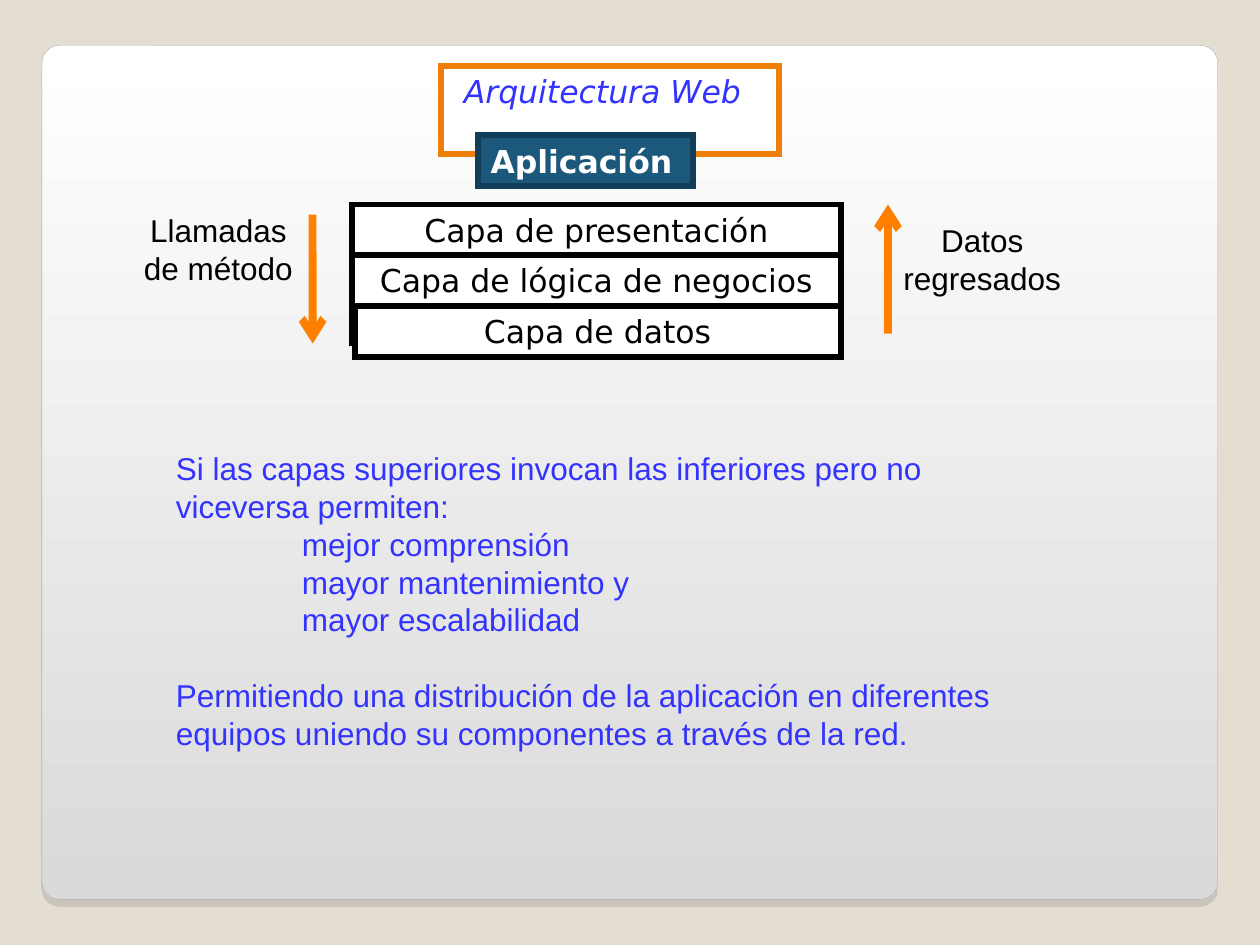
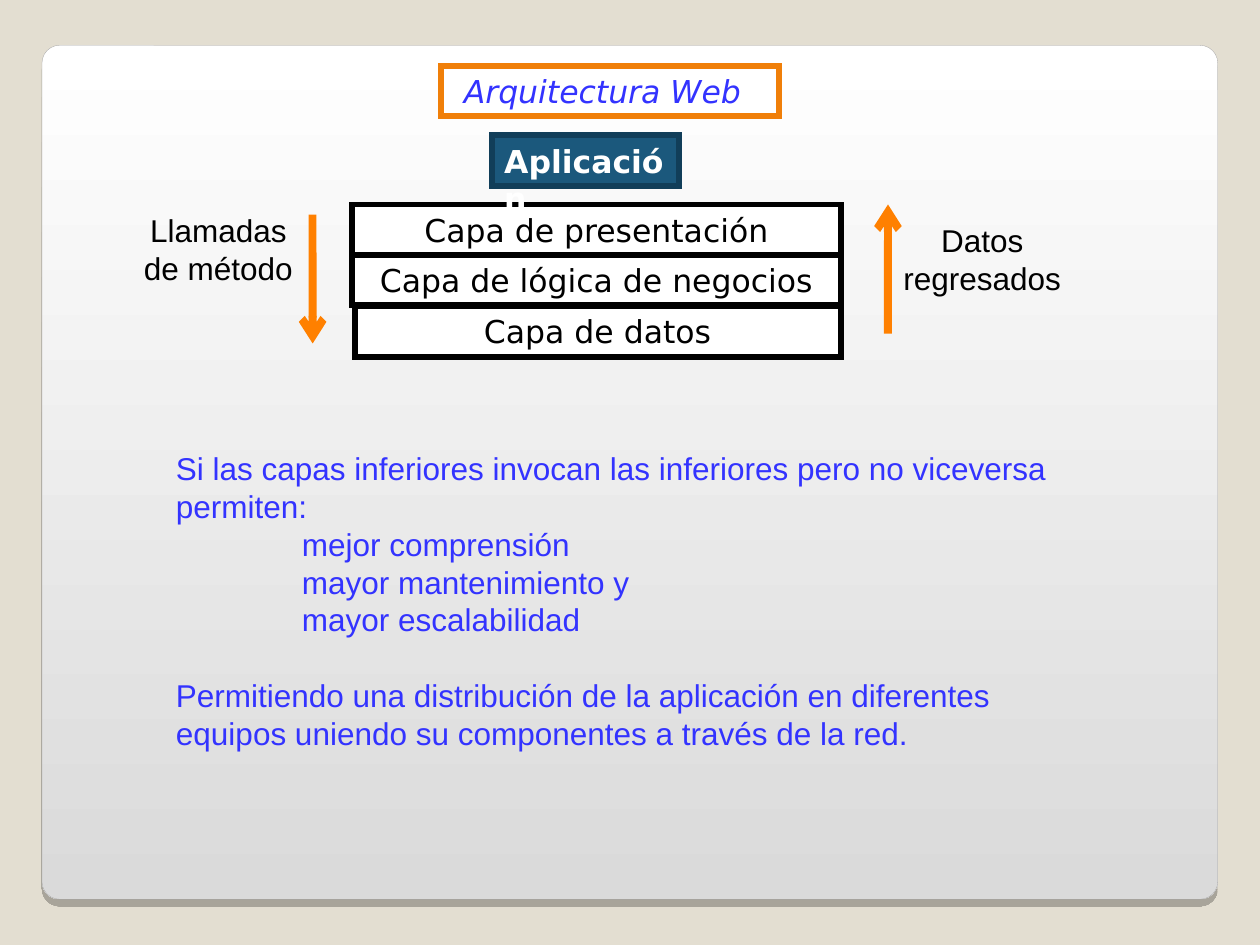
Before and after one commit to fhca/ProgWeb, a slide deck: slide 12 of PRESENTA/Tema 1 WEB Introduccion.ppt (slide 14 before the commit). Drawn at 1260x945 pixels with LibreOffice and Linux fonts; fonts in the diff are those of the drawing; background and template pictures are left out. Boxes give left, top, right and bottom in pixels: in the first picture for what was removed or moved away, otherwise in the second. Text is boxed around its words. In the diff, an @@ line names an element or a change of style, - is before the commit and + after.

```diff
--- a/PRESENTA/Tema 1 WEB Introduccion.ppt
+++ b/PRESENTA/Tema 1 WEB Introduccion.ppt
@@ rounded rectangle at (x1=42, y1=45, x2=1217, y2=900): shadow changed @@
@@ rectangle "Arquitectura Web" resized from (x1=441, y1=66, x2=779, y2=154) to (x1=441, y1=66, x2=779, y2=116) @@
@@ rectangle "Aplicación" resized from (x1=478, y1=135, x2=692, y2=185) to (x1=491, y1=135, x2=678, y2=185) @@
@@ rectangle "Capa de lógica de negocios" resized from (x1=353, y1=255, x2=842, y2=343) to (x1=353, y1=255, x2=842, y2=305) @@
@@ text at (x1=176, y1=457, x2=1046, y2=524): text changed @@
-Si las capas superiores invocan las inferiores pero no viceversa permiten:
+Si las capas inferiores invocan las inferiores pero no viceversa permiten:
```
Also in this commit, not shown: 14 other slides changed, 2 slides removed, 9 other files.
